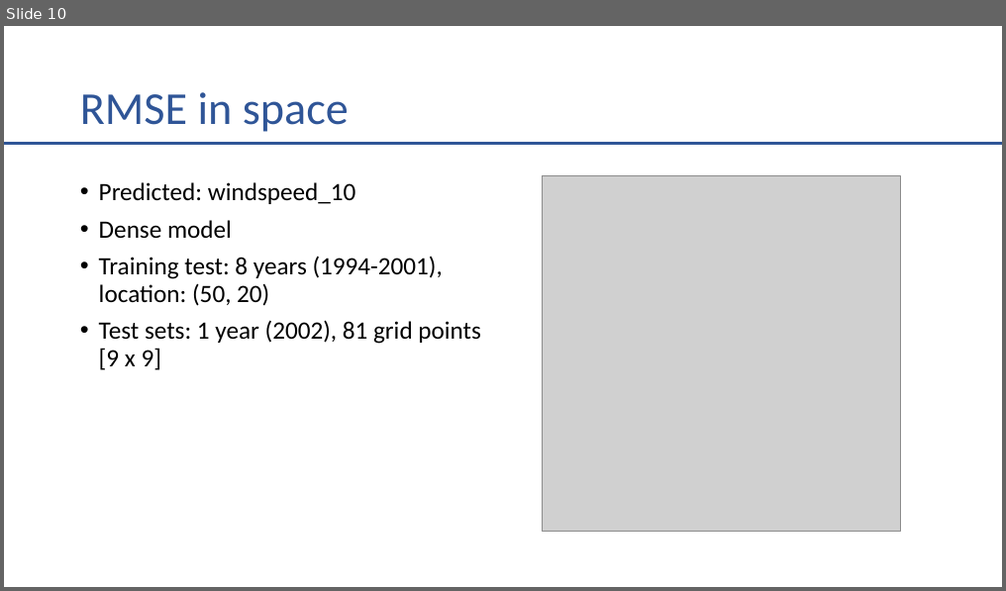
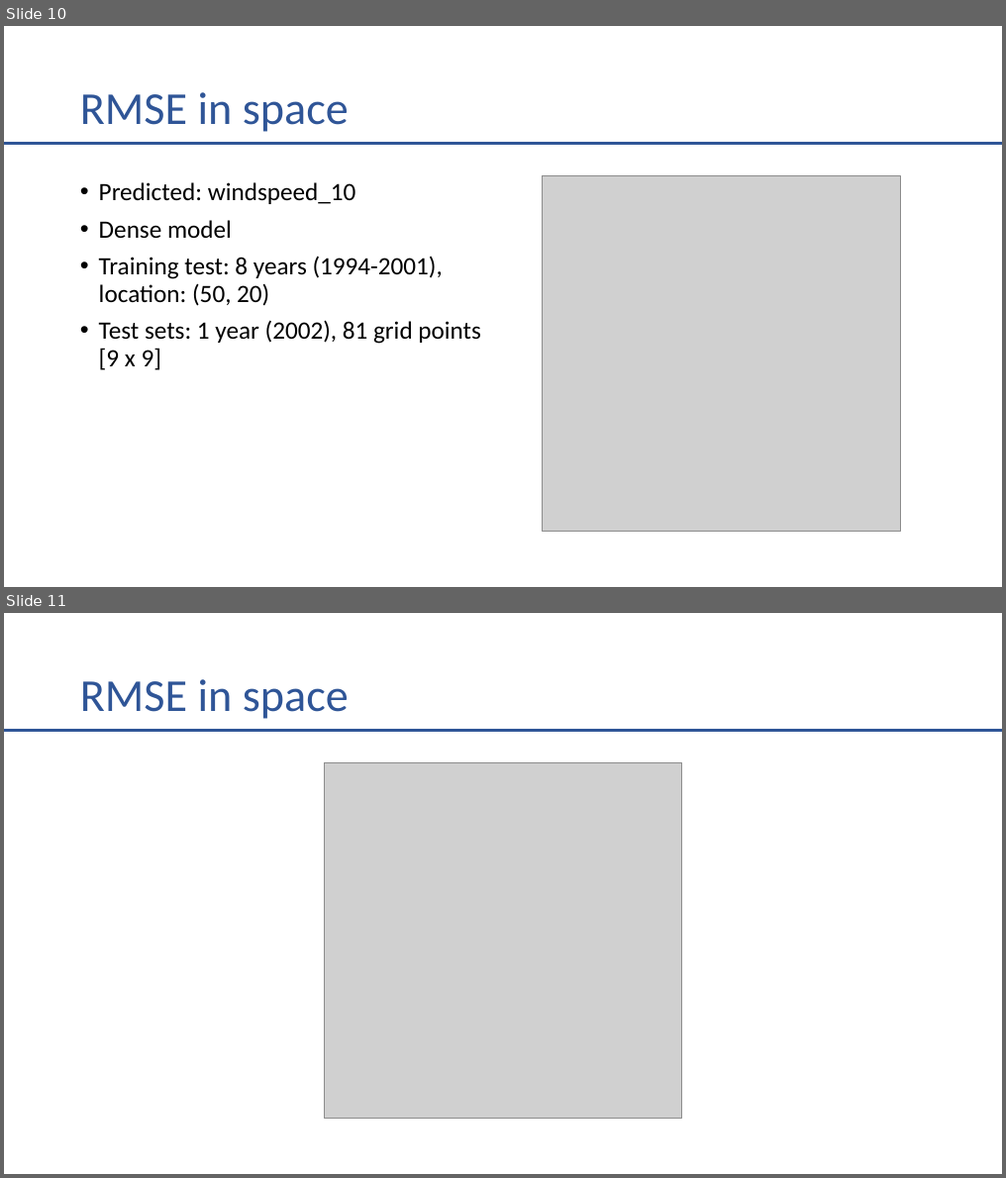
Before and after one commit to Rorjh/wind_forecasting, a slide deck: prezentacja_progres.pptx. Shown one above the other, each under a label of ours: slide 10 before the commit, slides 10 and 11 after it. The pictures are 1006x591 and 1006x1178 pixels, drawn with LibreOffice and Linux fonts; fonts in the diff are those of the drawing; grey boxes stand for pictures. Boxes give left, top, right and bottom in pixels: in the first picture for what was removed or moved away, otherwise in the second. Text is boxed around its words. In the diff, an @@ line names an element or a change of style, - is before the commit and + after.

```diff
--- a/prezentacja_progres.pptx
+++ b/prezentacja_progres.pptx
@@ slide 11 added at (4,613,1002,1174), background #FFFFFF @@
@@ title added at (80,679,349,719), 44 pt, text #2F5597 @@
+RMSE in space
@@ line added from (4, 731) to (1002, 731), #2F5597 3 pt @@
@@ picture added at (324,762,681,1119) @@
```
Also in this commit, not shown: 5 other slides added, 1 other file.
